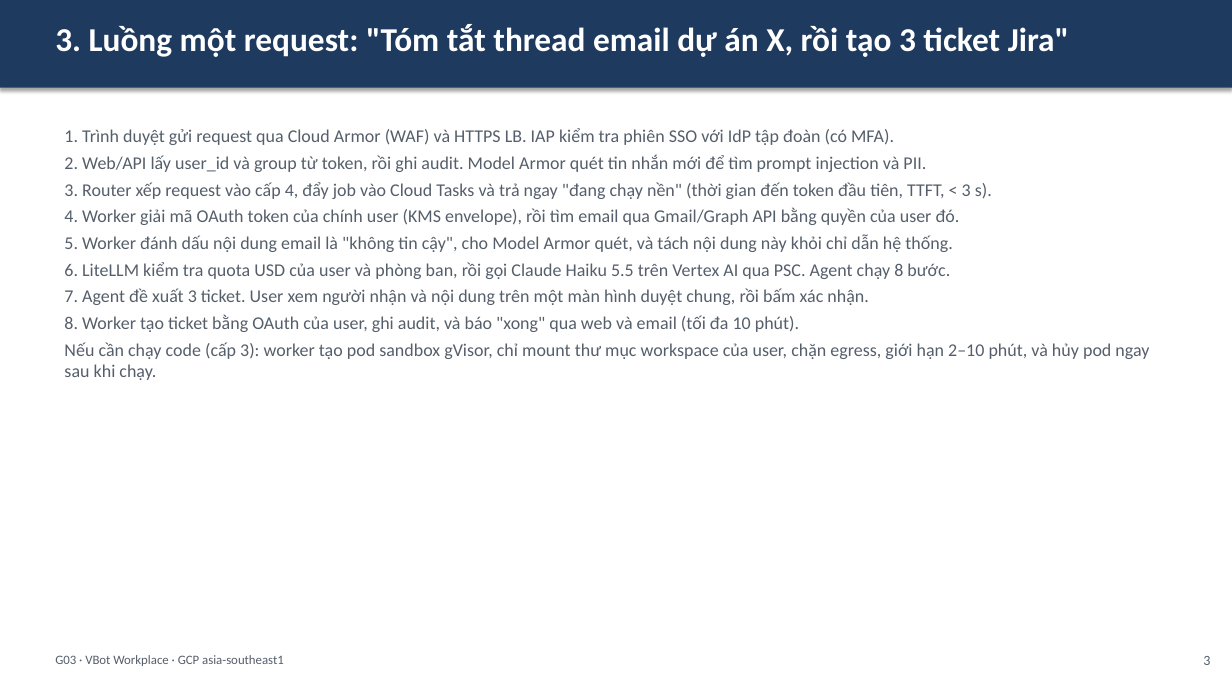
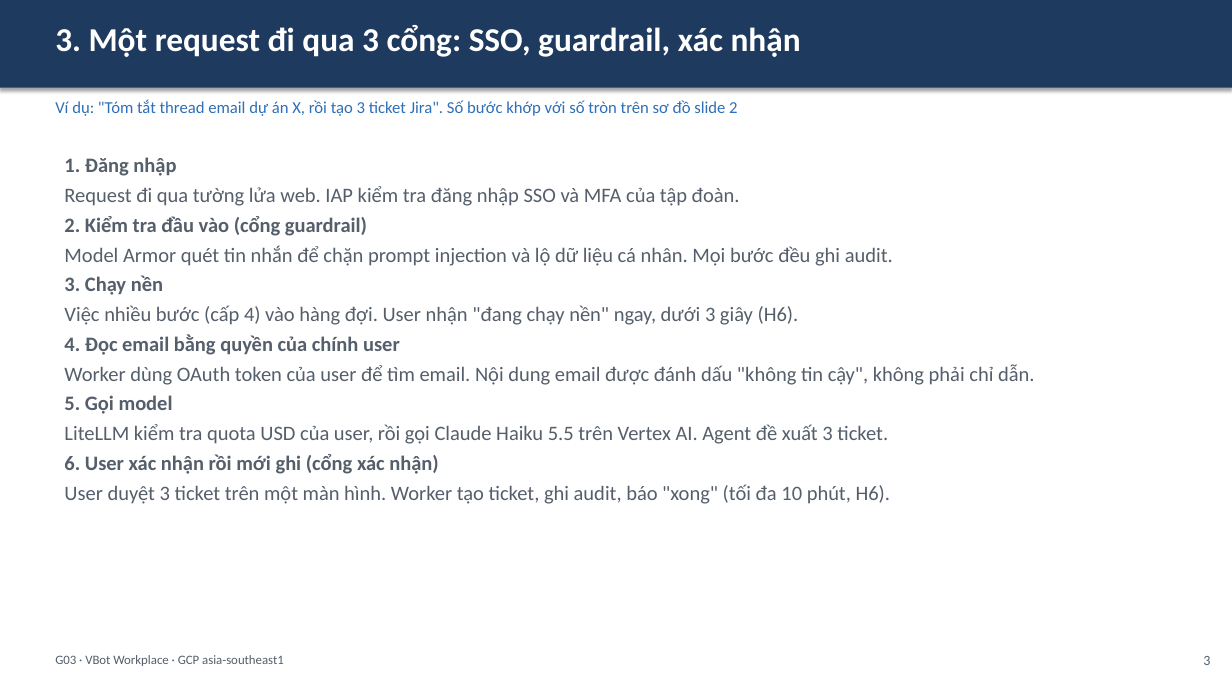
Before and after one commit to anhltsefpt/VBot-production-capstone, a slide deck: slide 5 of anh-le/G03_slide.pptx (slide 4 before the commit). Drawn at 1232x693 pixels with LibreOffice and Linux fonts; fonts in the diff are those of the drawing. Boxes give left, top, right and bottom in pixels: in the first picture for what was removed or moved away, otherwise in the second. Text is boxed around its words. In the diff, an @@ line names an element or a change of style, - is before the commit and + after.

```diff
--- a/anh-le/G03_slide.pptx
+++ b/anh-le/G03_slide.pptx
@@ text added at (55, 25, 801, 57), 26 pt, text #FFFFFF, bold @@
+3. Một request đi qua 3 cổng: SSO, guardrail, xác nhận
@@ text at (55, 100, 737, 116): text changed; size 26 to 13 pt; text colour #FFFFFF to #2E6FB7; bold off @@
-3. Luồng một request: "Tóm tắt thread email dự án X, rồi tạo 3 ticket Jira"
+Ví dụ: "Tóm tắt thread email dự án X, rồi tạo 3 ticket Jira". Số bước khớp với số tròn trên sơ đồ slide 2
@@ text at (64, 157, 1034, 504): text changed; size 14 to 16 pt @@
-1. Trình duyệt gửi request qua Cloud Armor (WAF) và HTTPS LB. IAP kiểm tra phiên SSO với IdP tập đoàn (có MFA).
-2. Web/API lấy user_id và group từ token, rồi ghi audit. Model Armor quét tin nhắn mới để tìm prompt injection và PII.
-3. Router xếp request vào cấp 4, đẩy job vào Cloud Tasks và trả ngay "đang chạy nền" (thời gian đến token đầu tiên, TTFT, < 3 s).
-4. Worker giải mã OAuth token của chính user (KMS envelope), rồi tìm email qua Gmail/Graph API bằng quyền của user đó.
-5. Worker đánh dấu nội dung email là "không tin cậy", cho Model Armor quét, và tách nội dung này khỏi chỉ dẫn hệ thống.
-6. LiteLLM kiểm tra quota USD của user và phòng ban, rồi gọi Claude Haiku 5.5 trên Vertex AI qua PSC. Agent chạy 8 bước.
-7. Agent đề xuất 3 ticket. User xem người nhận và nội dung trên một màn hình duyệt chung, rồi bấm xác nhận.
-8. Worker tạo ticket bằng OAuth của user, ghi audit, và báo "xong" qua web và email (tối đa 10 phút).
-Nếu cần chạy code (cấp 3): worker tạo pod sandbox gVisor, chỉ mount thư mục workspace của user, chặn egress, giới hạn 2–10 phút, và hủy pod ngay sau khi chạy.
+1. Đăng nhập
+Request đi qua tường lửa web. IAP kiểm tra đăng nhập SSO và MFA của tập đoàn.
+2. Kiểm tra đầu vào (cổng guardrail)
+Model Armor quét tin nhắn để chặn prompt injection và lộ dữ liệu cá nhân. Mọi bước đều ghi audit.
+3. Chạy nền
+Việc nhiều bước (cấp 4) vào hàng đợi. User nhận "đang chạy nền" ngay, dưới 3 giây (H6).
+4. Đọc email bằng quyền của chính user
+Worker dùng OAuth token của user để tìm email. Nội dung email được đánh dấu "không tin cậy", không phải chỉ dẫn.
+5. Gọi model
+LiteLLM kiểm tra quota USD của user, rồi gọi Claude Haiku 5.5 trên Vertex AI. Agent đề xuất 3 ticket.
+6. User xác nhận rồi mới ghi (cổng xác nhận)
+User duyệt 3 ticket trên một màn hình. Worker tạo ticket, ghi audit, báo "xong" (tối đa 10 phút, H6).
```
Also in this commit, not shown: 11 other slides changed, 4 slides added, 1 slide removed, 2 other files.
